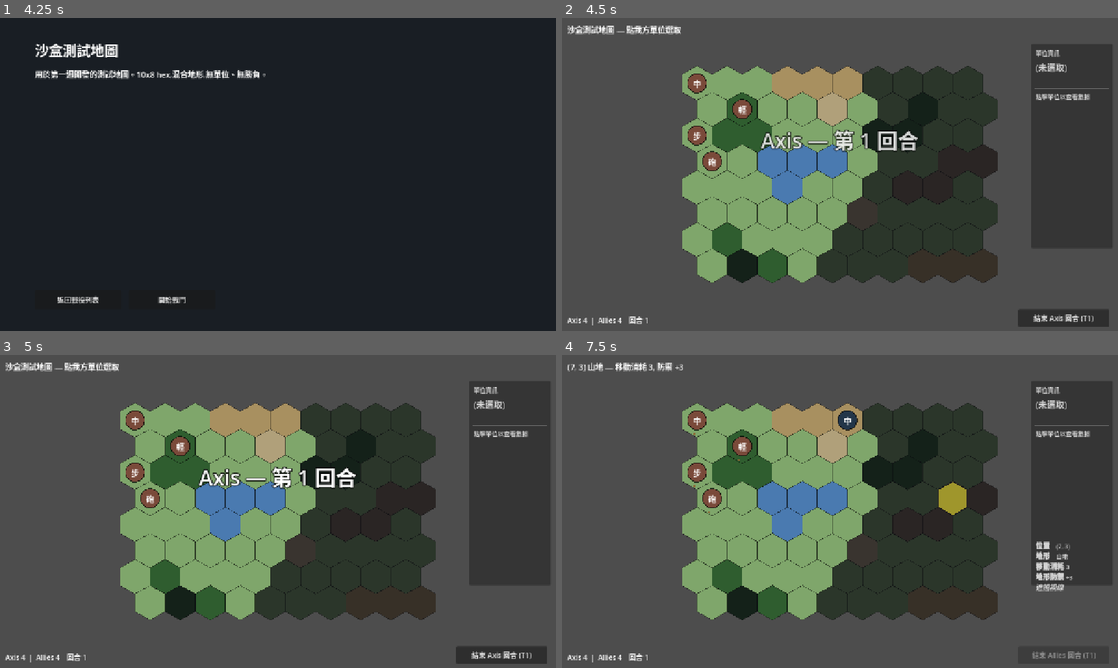
Above: before the commit, frames 1-4 (two rows, left to right).
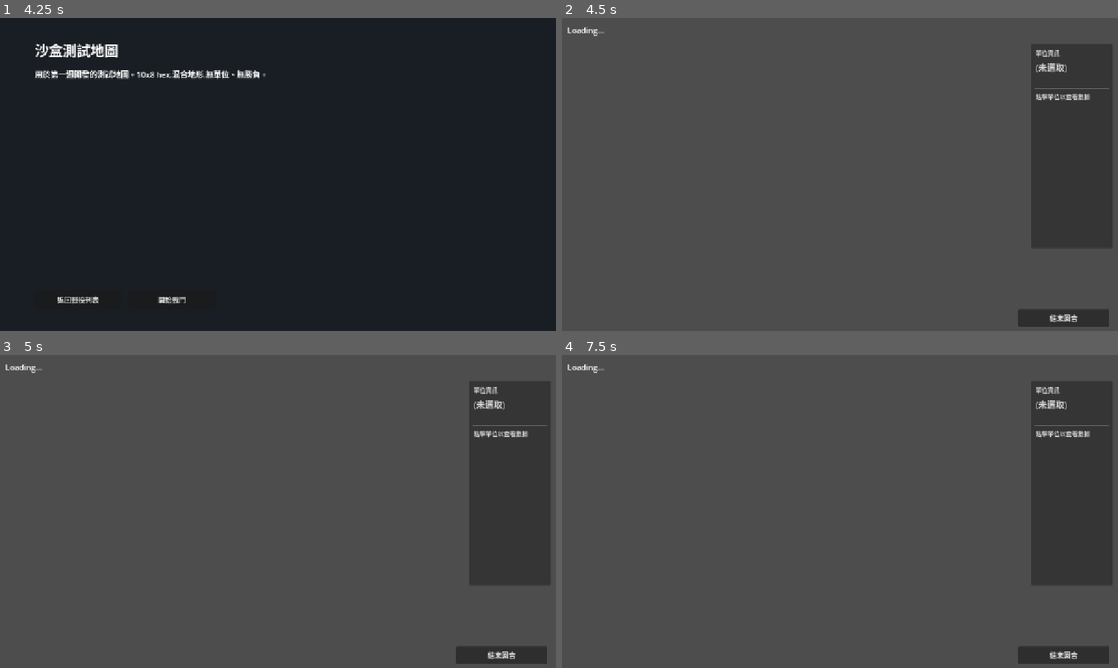
Above: after the commit, the same moments.

Repository: Fischer-Zhang/WorldWarII
Game: Godot game, scene res://scenes/main_menu.tscn
Two runs of this game, one before a commit and one after it. Both use one fixed random seed, a clock stepped at 60 frames per second and the inputs below.
Inputs (mouse positions are in pixels of both pictures, inside the frame that each line leads up to):
- Up to frame 1 (4.25 s): click "開始戰役" at 0.5 s; click "簡單" at 1.25 s; click "普通" at 2 s; click "困難" at 2.75 s; click "00_sandbox — 沙盒測試地圖" at 3.5 s
- Up to frame 2 (4.5 s): click "開始戰鬥" at 4.25 s
- Up to frame 3 (5 s): no input
- Up to frame 4 (7.5 s): click "結束 Axis 回合 (T1)" (after the commit: "結束回合") at 5 s; click (1062, 655) at 5.75 s, where only the run after the commit has a clickable "結束回合"; click (1062, 655) at 6.5 s, where only the run after the commit has a clickable "結束回合"; tap Enter at 7.25 s; move the mouse to (962, 495) at 7.27 s; click (962, 495) at 7.42 s

Frame 1 is identical in both runs. In frame 2, 37% of the frame differs, in the area x 1-96%, y 2-99%; in frame 3, 37%; in frame 4, 37%.
Error after the commit: Parse Error: Expected indented block after "else" block. (res://scripts/battle.gd:174)

Commit message:
Establish combat rules and balance workflow

Diff:
--- a/scripts/battle.gd
+++ b/scripts/battle.gd
@@ -154,7 +154,9 @@
 		var dest: Vector2i = plan["move_to"]
 		if dest != u.coord:
 			var reachable: Dictionary = plan.get("reachable", {})
-			var path := Pathfinding.reconstruct_path(u.coord, dest, reachable, hex_map)
+			var path := Pathfinding.reconstruct_path(
+				u.coord, dest, reachable, hex_map, hex_map.occupants, u.faction_id
+			)
 			var survived := _move_with_overwatch(u, path)
 			hex_map.highlight_coord(dest)
 			info_label.text = "AI:%s → (%d, %d)" % [u.display_name, dest.x, dest.y]
@@ -164,12 +166,12 @@
 		u.has_moved = true
 		var action := String(plan.get("action", "attack"))
 		match action:
-			"attack":
-				var target: Unit = plan.get("attack")
-				if target != null and target.is_alive():
-					_resolve_attack(u, target)
-					await get_tree().create_timer(AI_STEP_DELAY).timeout
-				else:
+				"attack":
+					var target: Unit = plan.get("attack")
+					if target != null and _can_attack_target(u, target):
+						_resolve_attack(u, target)
+						await get_tree().create_timer(AI_STEP_DELAY).timeout
+					else:
 					u.has_attacked = true
 					u.queue_redraw()
 			"overwatch":
@@ -255,7 +257,8 @@
 			# Click in movement range → move then attack
 			if movement_range.has(coord) and clicked_unit == null:
 				var path := Pathfinding.reconstruct_path(
-					selected_unit.coord, coord, movement_range, hex_map
+					selected_unit.coord, coord, movement_range, hex_map,
+					hex_map.occupants, selected_unit.faction_id
 				)
 				var survived := _move_with_overwatch(selected_unit, path)
 				if not survived:
@@ -301,7 +304,7 @@
 	hex_map.clear_movement_range()
 	var atk_def := DataLoader.get_unit_def(selected_unit.type_id)
 	var rng := int(atk_def.get("range", 1))
-	attack_targets = CombatResolver.attack_targets_in_range(selected_unit, rng, units)
+	attack_targets = _visible_attack_targets(selected_unit, rng)
 	hex_map.show_attack_targets(attack_targets.map(func(u): return u.coord))
 	# Overwatch button: enabled whenever a unit has finished its move and
 	# is making the attack-or-skip decision.
@@ -371,6 +374,36 @@
 	var winner := VictoryChecker.evaluate(scenario, factions, units, turn_manager.turn_number)
 	if winner != "":
 		_handle_game_over(winner)
+
+func _visible_attack_targets(attacker: Unit, attacker_range: int) -> Array:
+	var out: Array = []
+	for u in units:
+		var other: Unit = u
+		if _can_attack_target(attacker, other, attacker_range):
+			out.append(other)
+	return out
+
+func _can_attack_target(attacker: Unit, target: Unit, attacker_range: int = -1) -> bool:
+	# Direct fire needs both current visibility and line of sight.
+	# Indirect fire can arc over LOS blockers, but still needs a spotted target.
+	if attacker == null or target == null:
+		return false
+	if not attacker.is_alive() or not target.is_alive():
+		return false
+	if target.faction_id == attacker.faction_id:
+		return false
+	var atk_def := DataLoader.get_unit_def(attacker.type_id)
+	var rng := attacker_range
+	if rng < 0:
+		rng = int(atk_def.get("range", 1))
+	if HexCoord.distance(attacker.coord, target.coord) > rng:
+		return false
+	var visible: Dictionary = visibility_by_faction.get(attacker.faction_id, {})
+	if not visible.has(target.coord):
+		return false
+	if not atk_def.get("indirect", false) and not Visibility.has_los(attacker.coord, target.coord, hex_map):
+		return false
+	return true
 
 func _deselect() -> void:
 	if selected_unit != null:
@@ -416,7 +449,7 @@
 		"[b]裝甲[/b]    %d" % int(u_def.get("armor", 0)),
 	]
 	if u_def.get("indirect", false):
-		lines.append("[i]間接射擊 — 不被反擊[/i]")
+		lines.append("[i]間接射擊 — 可越過視線阻擋,但不能反擊[/i]")
 	if unit.on_overwatch:
 		lines.append("[color=#ff8a6a]⌖ 警戒中[/color]")
 	if unit.dig_in_level > 0:
--- a/scripts/grid/pathfinding.gd
+++ b/scripts/grid/pathfinding.gd
@@ -29,9 +29,7 @@
 				continue  # off-map
 			if occupied.has(n) and occupied[n] != null:
 				continue  # blocked by another unit
-			var step_cost: int = hex_map.move_cost_at(n)
-			if mover_faction != "" and _enters_enemy_zoc(n, occupied, mover_faction):
-				step_cost += ZOC_PENALTY
+			var step_cost: int = _movement_step_cost(n, hex_map, occupied, mover_faction)
 			var new_cost := current_cost + step_cost
 			if new_cost > move_points:
 				continue
@@ -49,11 +47,24 @@
 			return true
 	return false
 
+static func _movement_step_cost(
+	hex: Vector2i,
+	hex_map,
+	occupied: Dictionary,
+	mover_faction: String,
+) -> int:
+	var step_cost: int = hex_map.move_cost_at(hex)
+	if mover_faction != "" and _enters_enemy_zoc(hex, occupied, mover_faction):
+		step_cost += ZOC_PENALTY
+	return step_cost
+
 static func reconstruct_path(
 	start: Vector2i,
 	goal: Vector2i,
 	cost_to: Dictionary,
 	hex_map,
+	occupied: Dictionary = {},
+	mover_faction: String = "",
 ) -> Array[Vector2i]:
 	# Walk backwards from goal to start by picking the neighbor with the cheapest cost.
 	if not cost_to.has(goal):
@@ -67,11 +78,13 @@
 		var best_cost: int = cost_to[cursor]
 		for n in HexCoord.neighbors(cursor):
 			if n == start:
-				best = n
-				best_cost = -1
-				break
+				var start_step: int = _movement_step_cost(cursor, hex_map, occupied, mover_faction)
+				if start_step == cost_to[cursor]:
+					best = n
+					best_cost = -1
+					break
 			if cost_to.has(n) and cost_to[n] < best_cost:
-				var step: int = hex_map.move_cost_at(cursor)
+				var step: int = _movement_step_cost(cursor, hex_map, occupied, mover_faction)
 				if cost_to[n] + step == cost_to[cursor]:
 					best = n
 					best_cost = cost_to[n]
--- a/scripts/turn/ai_controller.gd
+++ b/scripts/turn/ai_controller.gd
@@ -3,6 +3,7 @@
 
 const HexCoord := preload("res://scripts/grid/hex_coord.gd")
 const Pathfinding := preload("res://scripts/grid/pathfinding.gd")
+const Visibility := preload("res://scripts/grid/visibility.gd")
 const CombatResolver := preload("res://scripts/combat/combat_resolver.gd")
 const Unit := preload("res://scripts/units/unit.gd")
 
@@ -131,9 +132,9 @@
 	var attack_term := 0.0
 	for e in visible_enemies:
 		var enemy: Unit = e
+		if not _can_attack_from(pos, enemy, hex_map, atk_def, rng):
+			continue
 		var d := HexCoord.distance(pos, enemy.coord)
-		if d > rng:
-			continue
 		var def_def := DataLoader.get_unit_def(enemy.type_id)
 		var def_terr := DataLoader.get_terrain_def(hex_map.terrain_at(enemy.coord))
 		var atk_terr := DataLoader.get_terrain_def(hex_map.terrain_at(pos))
@@ -191,9 +192,9 @@
 	var best := 0.0
 	for e in visible_enemies:
 		var enemy: Unit = e
+		if not _can_attack_from(pos, enemy, hex_map, atk_def, rng):
+			continue
 		var d := HexCoord.distance(pos, enemy.coord)
-		if d > rng:
-			continue
 		var def_def := DataLoader.get_unit_def(enemy.type_id)
 		var def_terr := DataLoader.get_terrain_def(hex_map.terrain_at(enemy.coord))
 		var atk_terr := DataLoader.get_terrain_def(hex_map.terrain_at(pos))
@@ -244,9 +245,9 @@
 	var best_dmg := 0
 	for e in enemies:
 		var enemy: Unit = e
+		if not _can_attack_from(pos, enemy, hex_map, atk_def, rng):
+			continue
 		var d := HexCoord.distance(pos, enemy.coord)
-		if d > rng:
-			continue
 		var def_def := DataLoader.get_unit_def(enemy.type_id)
 		var def_terr := DataLoader.get_terrain_def(hex_map.terrain_at(enemy.coord))
 		var atk_terr := DataLoader.get_terrain_def(hex_map.terrain_at(pos))
@@ -257,6 +258,19 @@
 			best_dmg = dmg
 			best = enemy
 	return best
+
+func _can_attack_from(
+	attacker_pos: Vector2i,
+	target: Unit,
+	hex_map,
+	atk_def: Dictionary,
+	rng: int,
+) -> bool:
+	if HexCoord.distance(attacker_pos, target.coord) > rng:
+		return false
+	if atk_def.get("indirect", false):
+		return true
+	return Visibility.has_los(attacker_pos, target.coord, hex_map)
 
 # ---------- 1-ply lookahead ----------
 
--- a/tests/test_combat_resolver.gd
+++ b/tests/test_combat_resolver.gd
@@ -64,7 +64,7 @@
 		fail_count += 1
 		printerr("FAIL: lethal — died=%s counter=%d" % [r5.defender_dies, r5.counter_damage])
 
-	# 6) Artillery (indirect) does NOT trigger counter even if defender alive and in own range
+	# 6) Indirect units do NOT counter-attack when defending.
 	var r6 := CombatResolver.resolve(infantry, artillery, 10, 8, plain, plain, 1)
 	if r6.counter_damage == 0:
 		pass_count += 1
@@ -97,5 +97,14 @@
 		fail_count += 1
 		printerr("FAIL: counter without dig-in — counter=%d" % r9.counter_damage)
 
+	# 10) Indirect attackers are still countered if they attack inside defender range.
+	# Indirect means the unit cannot counter while defending; it is not a melee immunity flag.
+	var r10 := CombatResolver.resolve(artillery, infantry, 8, 10, plain, plain, 1)
+	if r10.counter_damage == 1:
+		pass_count += 1
+	else:
+		fail_count += 1
+		printerr("FAIL: close indirect attack should receive infantry counter; counter=%d" % r10.counter_damage)
+
 	print("CombatResolver tests: %d pass, %d fail" % [pass_count, fail_count])
 	quit(0 if fail_count == 0 else 1)
--- a/tests/test_pathfinding.gd
+++ b/tests/test_pathfinding.gd
@@ -122,6 +122,30 @@
 		printerr("FAIL: friendly adjacency must not apply ZoC; got ",
 			range_friend.get(Vector2i(1, 0), "missing"))
 
+	# 10) Reconstructed path must honor ZoC-adjusted cumulative costs.
+	# The goal itself is in enemy ZoC, so the reconstructed path is only valid
+	# if its accumulated terrain + ZoC cost matches the Dijkstra cost map.
+	var range_zoc_path := Pathfinding.movement_range(
+		Vector2i(0, 0), 6, stub, occ_zoc, "allies"
+	)
+	var path_zoc := Pathfinding.reconstruct_path(
+		Vector2i(0, 0), Vector2i(2, 0), range_zoc_path, stub, occ_zoc, "allies"
+	)
+	var path_cost := 0
+	for i in range(1, path_zoc.size()):
+		path_cost += stub.move_cost_at(path_zoc[i])
+		if Pathfinding._enters_enemy_zoc(path_zoc[i], occ_zoc, "allies"):
+			path_cost += Pathfinding.ZOC_PENALTY
+	if path_zoc.size() > 1 and path_zoc[0] == Vector2i(0, 0) \
+			and path_zoc[-1] == Vector2i(2, 0) \
+			and path_cost == range_zoc_path[Vector2i(2, 0)]:
+		pass_count += 1
+	else:
+		fail_count += 1
+		printerr("FAIL: reconstructed ZoC path wrong: path=%s cost=%d expected=%s" % [
+			path_zoc, path_cost, range_zoc_path.get(Vector2i(2, 0), "missing"),
+		])
+
 	print("Pathfinding tests: %d pass, %d fail" % [pass_count, fail_count])
 	quit(0 if fail_count == 0 else 1)
 
Not shown, changed: README.md
Not shown, changed: docs/ARCHITECTURE.md
Not shown, added: docs/progress/BALANCE_WORKFLOWS.md
Not shown, added: docs/progress/balance_report.md
Not shown, added: tools/balance_report.py
